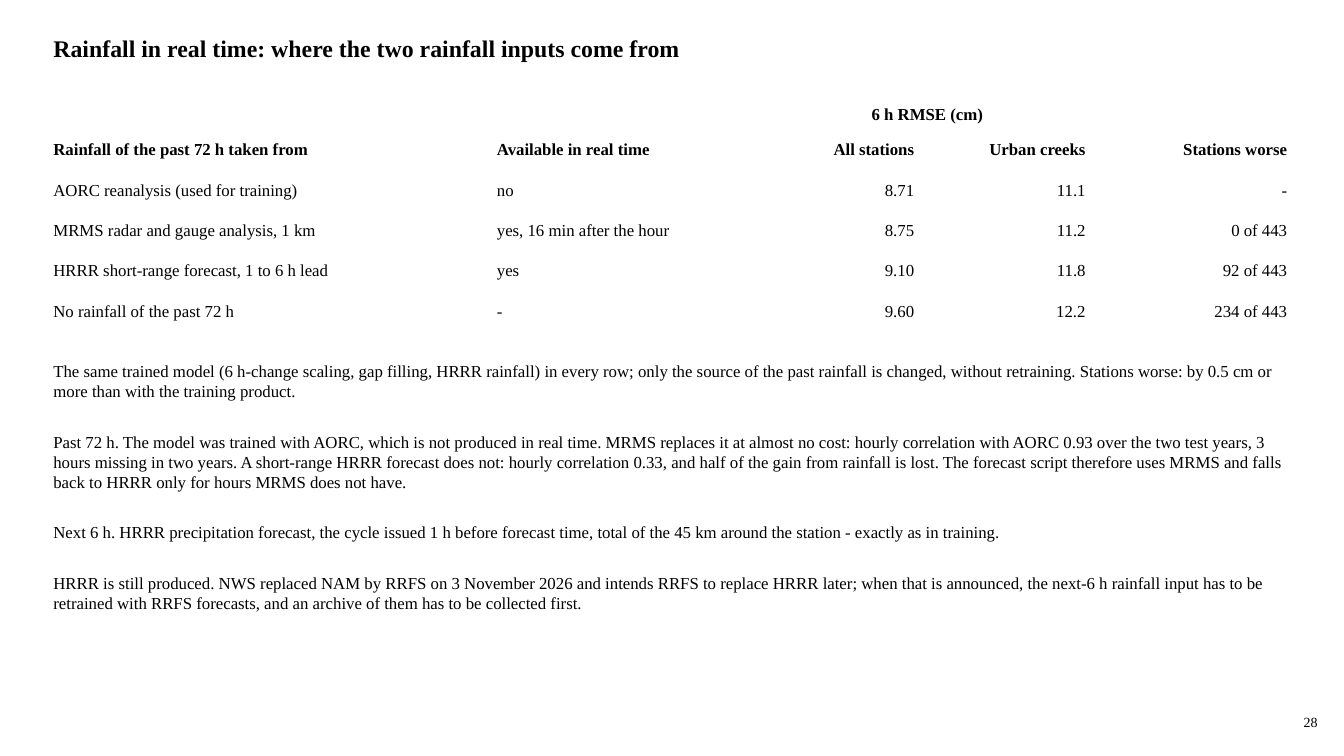
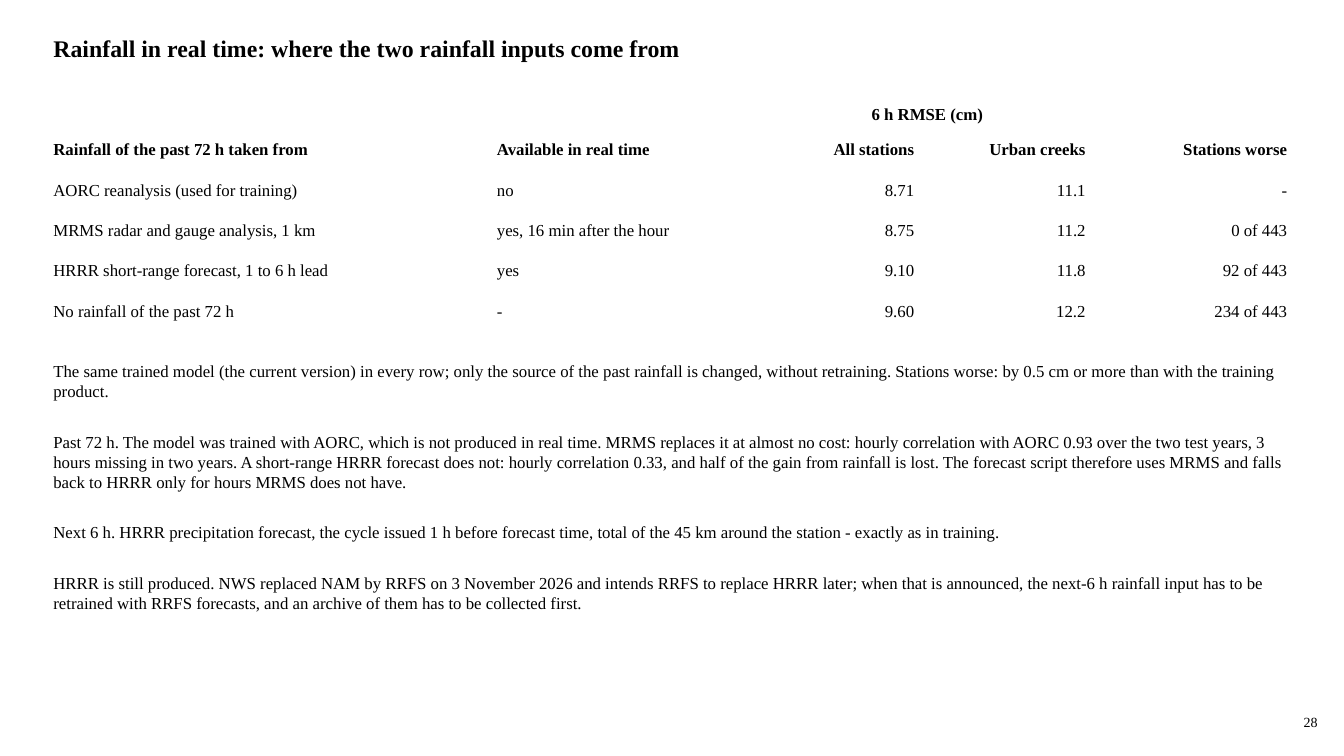
Before and after one commit to LaurenW1997/subdomainLSTM, a slide deck: slide 28 of deliverables/17_versions/version_comparison.pptx. Drawn at 1344x756 pixels with LibreOffice and Linux fonts; fonts in the diff are those of the drawing. Boxes give left, top, right and bottom in pixels: in the first picture for what was removed or moved away, otherwise in the second. Text is boxed around its words. In the diff, an @@ line names an element or a change of style, - is before the commit and + after.

```diff
--- a/deliverables/17_versions/version_comparison.pptx
+++ b/deliverables/17_versions/version_comparison.pptx
@@ text at [53,365,1274,401]: text changed @@
-The same trained model (6 h-change scaling, gap filling, HRRR rainfall) in every row; only the source of the past rainfall is changed, without retraining. Stations worse: by 0.5 cm or more than with the training product.
+The same trained model (the current version) in every row; only the source of the past rainfall is changed, without retraining. Stations worse: by 0.5 cm or more than with the training product.
```
Also in this commit, not shown: 9 other slides changed, 1 slide added, 33 other files.
